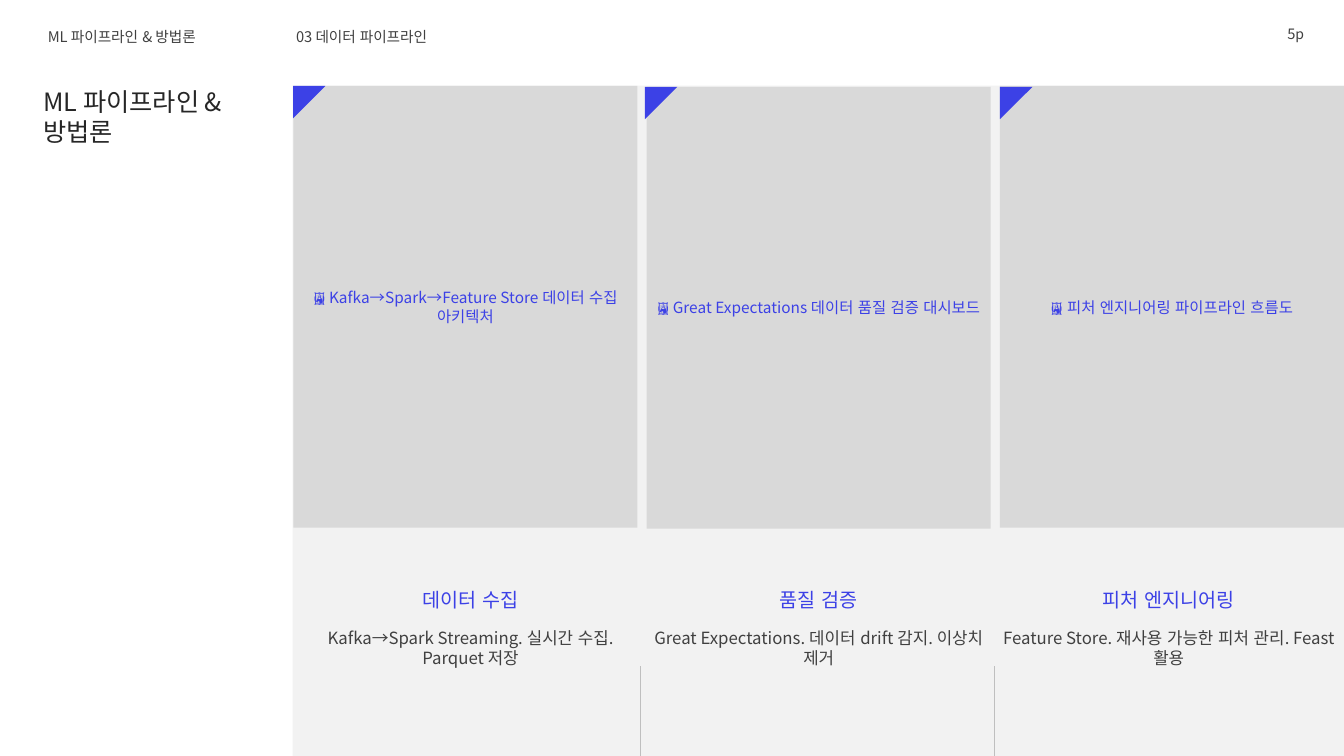
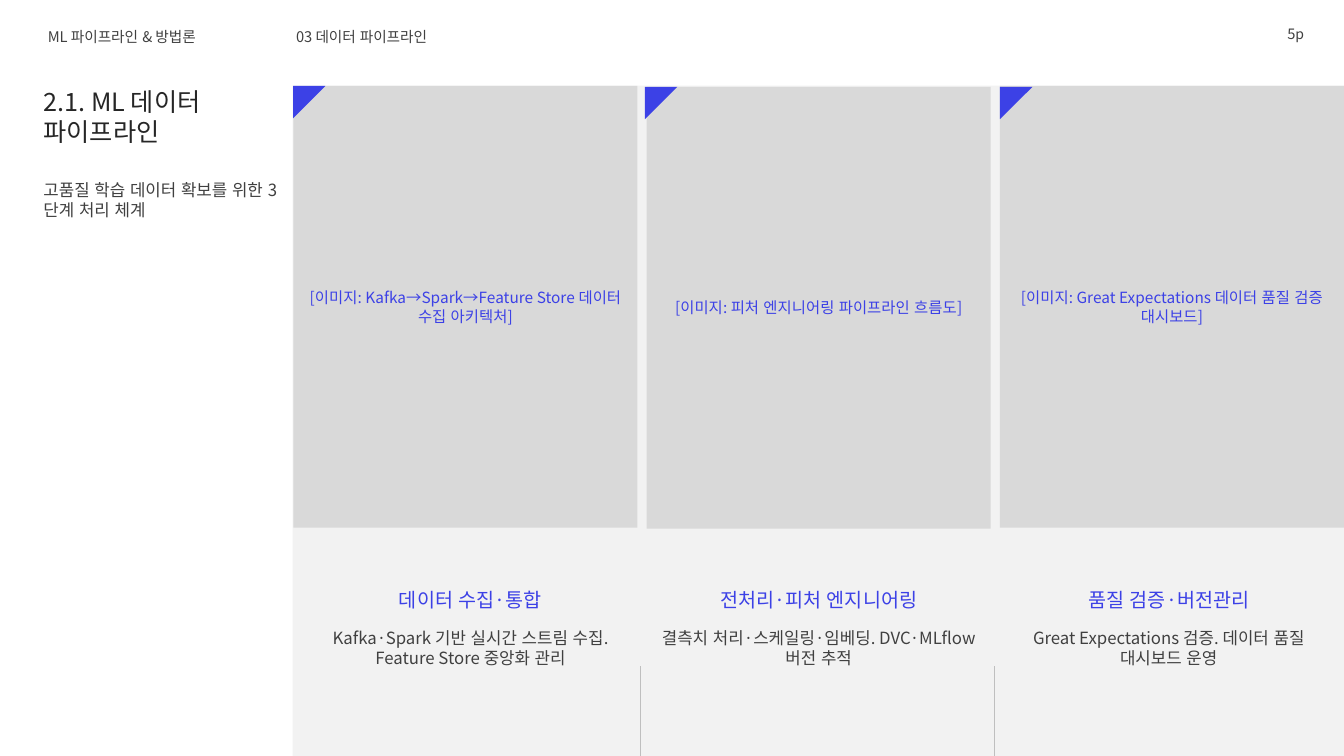
Before and after one commit to lhs6395-hslee/2026-gsn-pptx, a slide deck: slide 5 of result/머신러닝_심층_기술_가이드_재현검증.pptx. Drawn at 1344x756 pixels with LibreOffice and Linux fonts; fonts in the diff are those of the drawing; background and template pictures are left out. Boxes give left, top, right and bottom in pixels: in the first picture for what was removed or moved away, otherwise in the second. Text is boxed around its words. In the diff, an @@ line names an element or a change of style, - is before the commit and + after.

```diff
--- a/result/머신러닝_심층_기술_가이드_재현검증.pptx
+++ b/result/머신러닝_심층_기술_가이드_재현검증.pptx
@@ text at (x1=43, y1=90, x2=201, y2=143): text changed @@
-ML 파이프라인 & 방법론
+2.1. ML 데이터 파이프라인
@@ text added at (x1=43, y1=182, x2=263, y2=218), 12 pt, text #404040 @@
+고품질 학습 데이터 확보를 위한 3단계 처리 체계
@@ text in rectangle at (x1=310, y1=290, x2=622, y2=325): text changed @@
-🖼 Kafka→Spark→Feature Store 데이터 수집 아키텍처
+[이미지: Kafka→Spark→Feature Store 데이터 수집 아키텍처]
@@ text in rectangle at (x1=1021, y1=290, x2=1322, y2=325): text changed @@
-🖼 피처 엔지니어링 파이프라인 흐름도
+[이미지: Great Expectations 데이터 품질 검증 대시보드]
@@ text in rectangle at (x1=675, y1=300, x2=962, y2=316): text changed @@
-🖼 Great Expectations 데이터 품질 검증 대시보드
+[이미지: 피처 엔지니어링 파이프라인 흐름도]
@@ text at (x1=399, y1=590, x2=542, y2=609): text changed @@
-데이터 수집
+데이터 수집·통합
@@ text at (x1=720, y1=591, x2=917, y2=609): text changed @@
-품질 검증
+전처리·피처 엔지니어링
@@ text at (x1=1088, y1=591, x2=1249, y2=609): text changed @@
-피처 엔지니어링
+품질 검증·버전관리
@@ text at (x1=333, y1=630, x2=609, y2=666): text changed @@
-Kafka→Spark Streaming. 실시간 수집. Parquet 저장
+Kafka·Spark 기반 실시간 스트림 수집. Feature Store 중앙화 관리
@@ text at (x1=662, y1=630, x2=975, y2=666): text changed @@
-Great Expectations. 데이터 drift 감지. 이상치 제거
+결측치 처리·스케일링·임베딩. DVC·MLflow 버전 추적
@@ text at (x1=1033, y1=630, x2=1305, y2=666): text changed @@
-Feature Store. 재사용 가능한 피처 관리. Feast 활용
+Great Expectations 검증. 데이터 품질 대시보드 운영
```
Also in this commit, not shown: 11 other slides changed, 5 other files.
